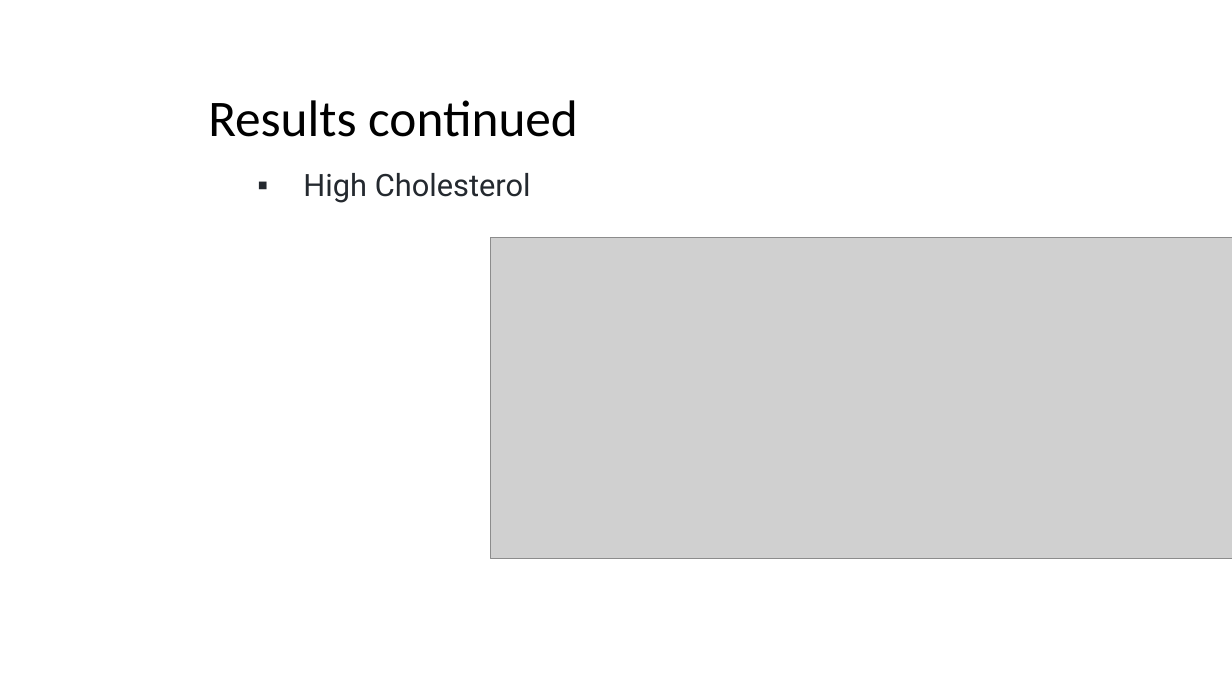
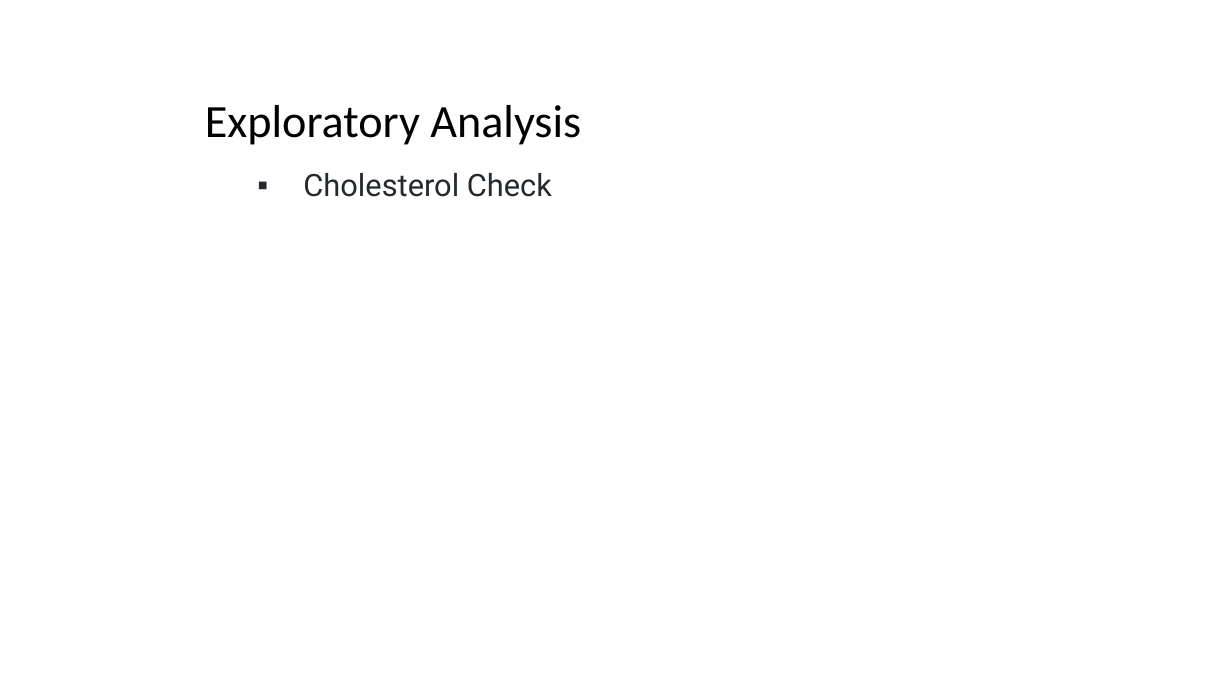
Before and after one commit to Isabel-gt/Final_Project, a slide deck: slide 11 of Diabetes_Predictions.pptx. Drawn at 1232x693 pixels with LibreOffice and Linux fonts; fonts in the diff are those of the drawing; grey boxes stand for pictures; background and template pictures are left out. Boxes give left, top, right and bottom in pixels: in the first picture for what was removed or moved away, otherwise in the second. Text is boxed around its words. In the diff, an @@ line names an element or a change of style, - is before the commit and + after.

```diff
--- a/Diabetes_Predictions.pptx
+++ b/Diabetes_Predictions.pptx
@@ title at box(205, 105, 581, 145): text changed; size 40 to 36 pt @@
-Results continued
+Exploratory Analysis
@@ subtitle at box(303, 173, 552, 197): text changed @@
-▪ High Cholesterol
+▪ Cholesterol Check
@@ picture removed at box(491, 238, 1232, 558) @@
```
Also in this commit, not shown: 11 other slides changed, 14 slides added, 1 slide removed.
